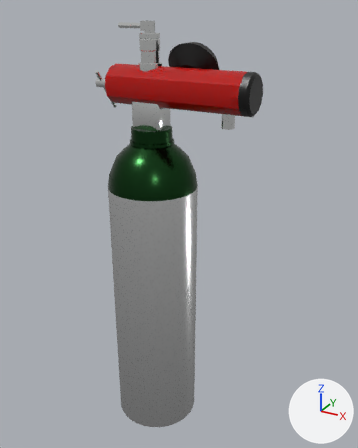
One commit to the Blender file blend/OxygenCylinderSmall/OxygenCylinderSmall_GR.blend: the scene before it, then after it.
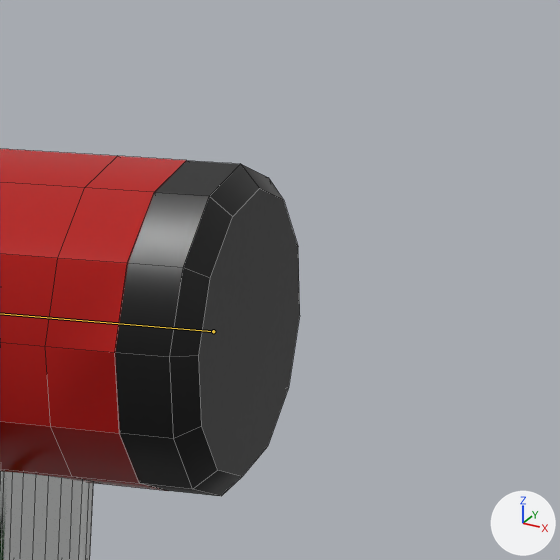
Old and new are each drawn whole from a 50 mm lens placed at (0.418, -0.667, 0.734), pointed at (0.041, 0.019, 0.391) and again close up on the part from 62% to 83% of the width and 11% to 28% of the height. Lighting does not change. The marker at lower right points along +X, +Y and +Z. The bones that bend it are drawn over the model as lines in the close-ups. The close-ups show mesh edges as thin lines.

Objects in the first close-up: 'ConnectingTube_GR', 'FlowMeterRegulator_GR', 'MainCylinder2_GR'.
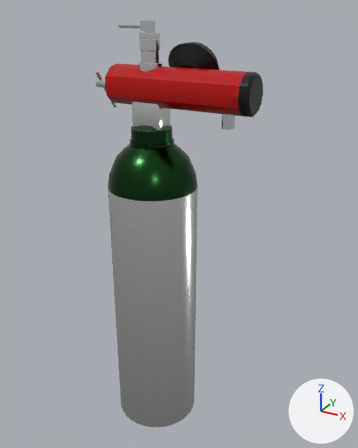
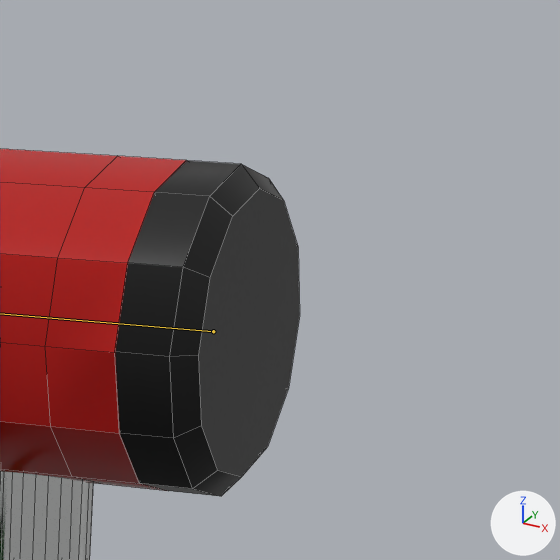
The newer file adds an action. The first version stands in its rest pose; the second is drawn at frame 948 of the action 'OxCS_SQ'.

What the commit changed:
Bone 'FlowHandle' (bone_flowhandle) turns from (0, 0, 0) to (0, 120, 0) degrees about its own x, y and z.

Boxes [x1, y1, x2, y2] around the edits, measured in the close-ups (560 x 560 px):
'FlowMeterRegulator_GR', posed: [115, 161, 300, 496] in both
